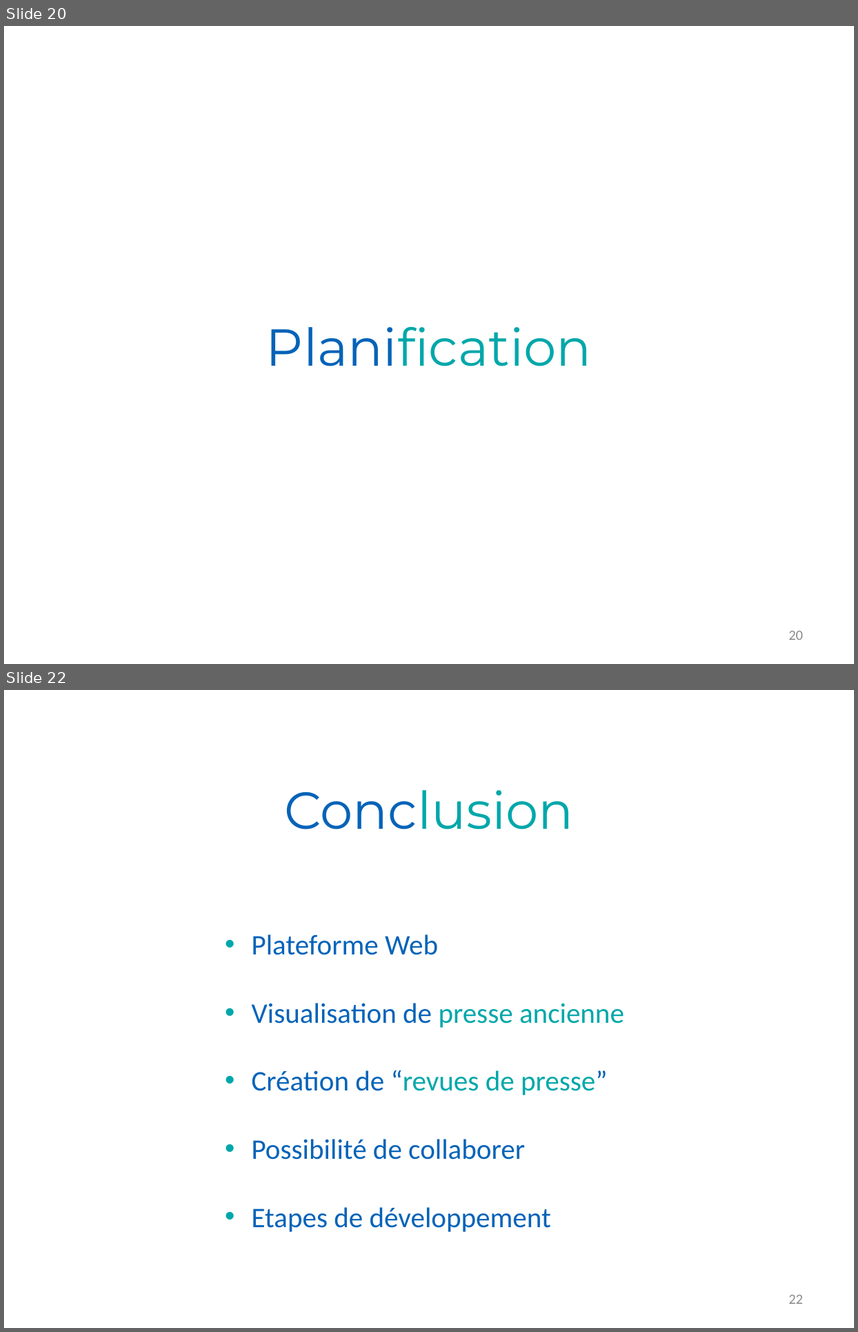
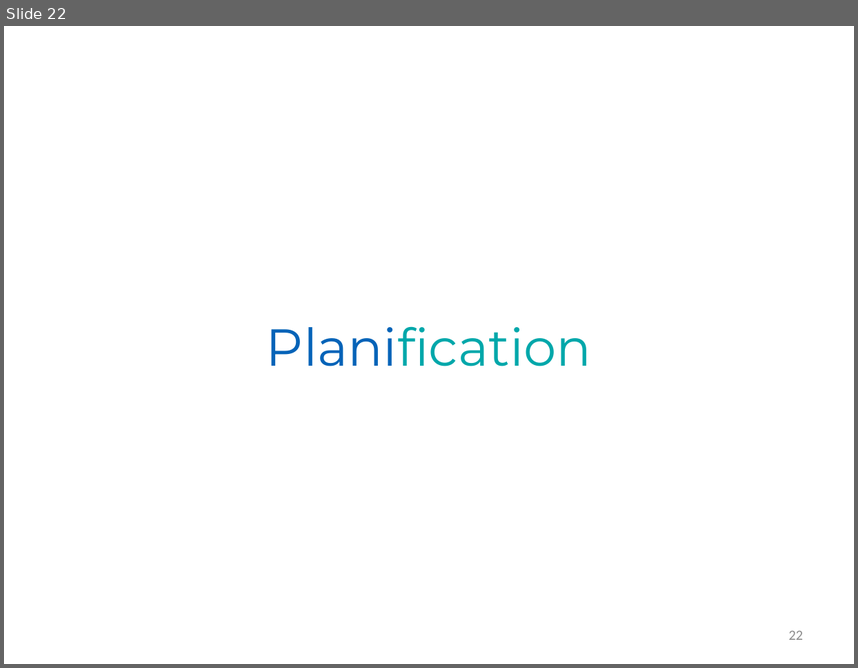
Before and after one commit to Romcol/Gutemberg-rapports, a slide deck: defense/1_project/powerpoint.pptx. Shown one above the other, each under a label of ours: slides 20 and 22 before the commit, slide 22 after it; the slides between them are not shown. The pictures are 858x1332 and 858x668 pixels, drawn with LibreOffice and Linux fonts; fonts in the diff are those of the drawing; background and template pictures are left out. Boxes give left, top, right and bottom in pixels: in the first picture for what was removed or moved away, otherwise in the second. Text is boxed around its words. In the diff, an @@ line names an element or a change of style, - is before the commit and + after.

```diff
--- a/defense/1_project/powerpoint.pptx
+++ b/defense/1_project/powerpoint.pptx
@@ slide 22 removed at box(4, 690, 854, 1328), background picture (left out) @@
@@ title removed at box(284, 790, 573, 829) @@
-Conclusion
@@ text removed at box(252, 934, 624, 1232) @@
-• Plateforme Web
-• Visualisation de presse ancienne
-• Création de “revues de presse”
-• Possibilité de collaborer
-• Etapes de développement
@@ page number removed at box(789, 1294, 803, 1303) @@
-22
@@ what was slide 20 is now slide 22 @@
@@ page number at box(789, 630, 803, 639): text changed @@
-20
+22
```
Also in this commit, not shown: 8 slides changed, 7 slides added, 2 other slides removed.
